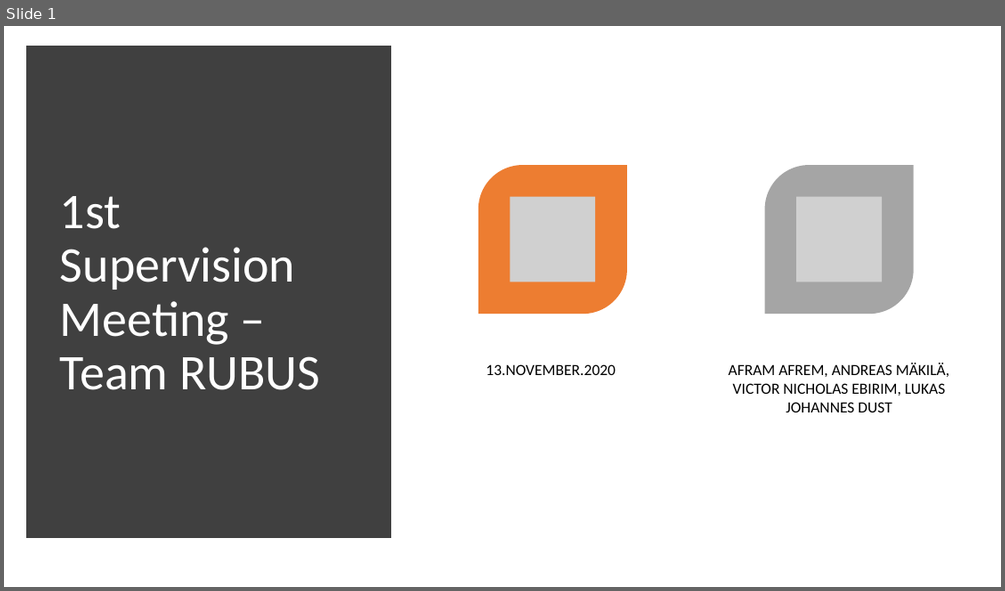
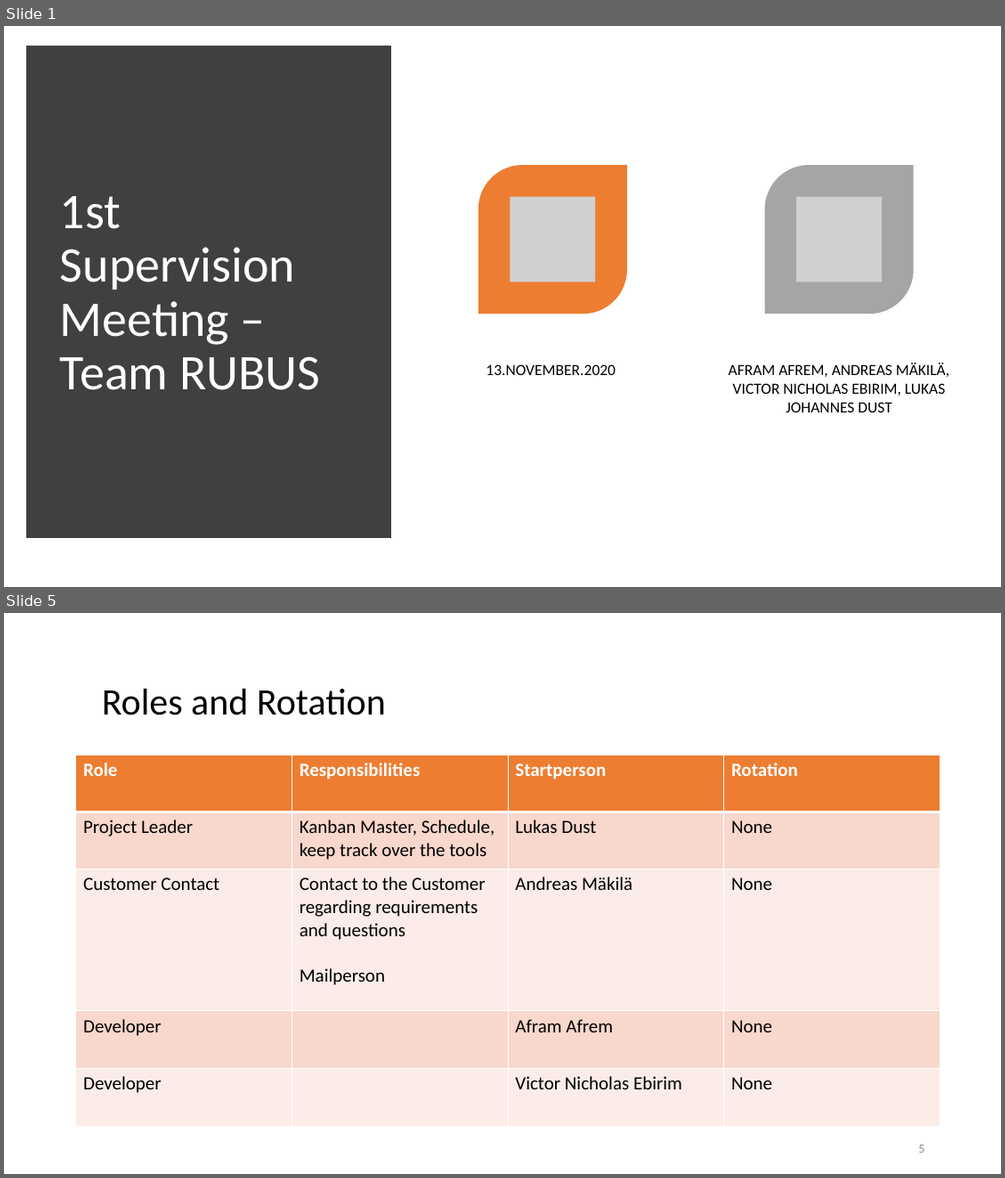
Before and after one commit to AymenNouidha/Rosa, a slide deck: 04_Presentations/01_Supervision_Meetings/01_Supervision_Meeting.pptx. Shown one above the other, each under a label of ours: slide 1 before the commit, slides 1 and 5 after it; the slides between them are not shown. The pictures are 1005x591 and 1005x1178 pixels, drawn with LibreOffice and Linux fonts; fonts in the diff are those of the drawing; grey boxes stand for pictures; background and template pictures are left out. Boxes give left, top, right and bottom in pixels: in the first picture for what was removed or moved away, otherwise in the second. Text is boxed around its words. In the diff, an @@ line names an element or a change of style, - is before the commit and + after.

```diff
--- a/04_Presentations/01_Supervision_Meetings/01_Supervision_Meeting.pptx
+++ b/04_Presentations/01_Supervision_Meetings/01_Supervision_Meeting.pptx
@@ slide 5 added at box(4, 613, 1001, 1174), background #FFFFFF @@
@@ title added at box(102, 689, 386, 715), 36 pt, text #000000 @@
+Roles and Rotation
@@ table added at box(76, 755, 940, 1126), 5 rows, 4 columns @@
+Role | Responsibilities | Startperson | Rotation
+Project Leader | Kanban Master, Schedule, keep track over the tools | Lukas Dust | None
+Customer Contact | Contact to the Customer regarding requirements and questions / Mailperson | Andreas Mäkilä | None
+Developer |  | Afram Afrem | None
+Developer |  | Victor Nicholas Ebirim | None
@@ page number added at box(918, 1144, 924, 1152), 12 pt, text #8C8C8C @@
+5
```
Also in this commit, not shown: 1 slide changed, 5 other slides added, 1 slide removed, 9 other files.
